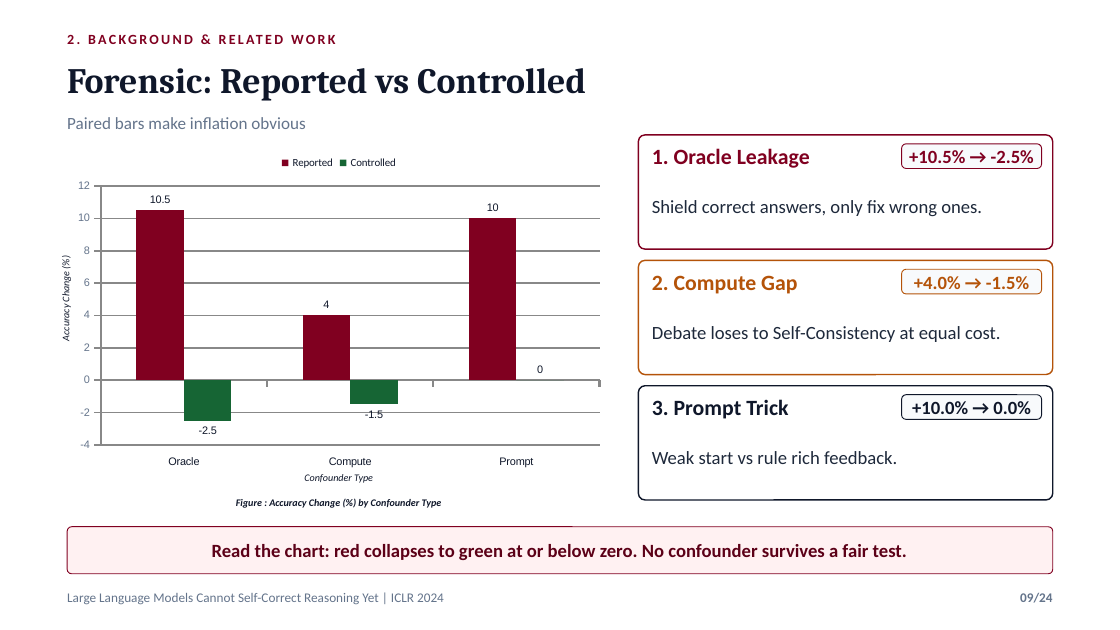
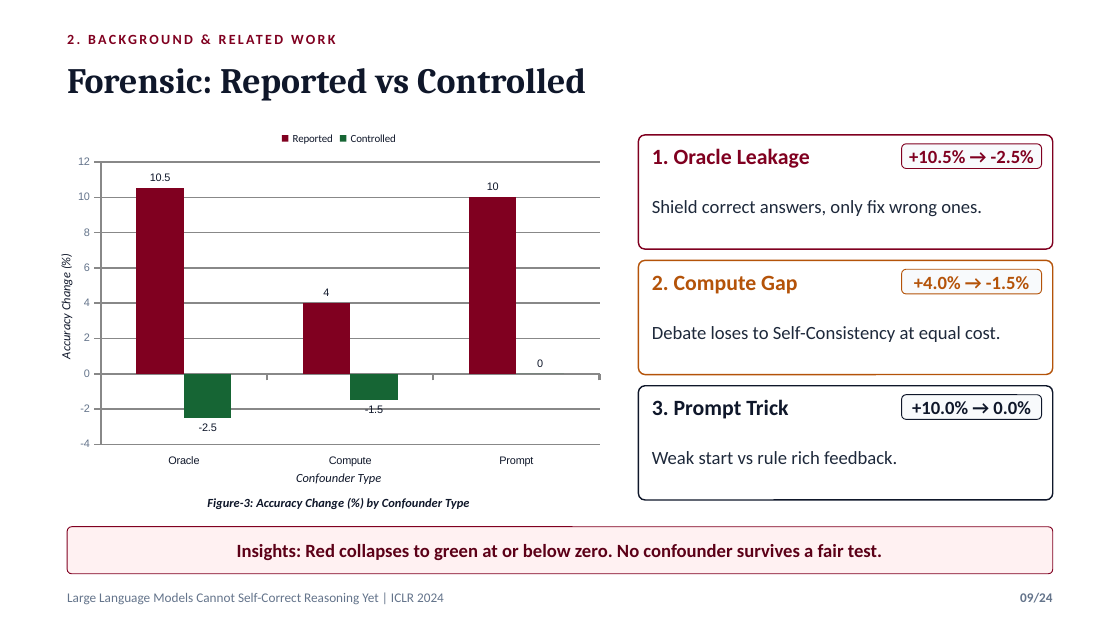
Before and after one commit to nafiskabbo/presentation, a slide deck: slide 9 of output/LLM_Self_Correction_ICLR2024_Group_Presentation-final.pptx. Drawn at 1120x630 pixels with LibreOffice and Linux fonts; fonts in the diff are those of the drawing. Boxes give left, top, right and bottom in pixels: in the first picture for what was removed or moved away, otherwise in the second. Text is boxed around its words. In the diff, an @@ line names an element or a change of style, - is before the commit and + after.

```diff
--- a/output/LLM_Self_Correction_ICLR2024_Group_Presentation-final.pptx
+++ b/output/LLM_Self_Correction_ICLR2024_Group_Presentation-final.pptx
@@ text removed at box(67, 117, 305, 129) @@
-Paired bars make inflation obvious
@@ column chart: place and size @@
-column chart at box(67, 143, 610, 474)
+column chart at box(67, 120, 610, 475)
@@ text "Accuracy Change (%)" at box(58, 276, 73, 358): size 6.5 to 8 pt @@
@@ text "Confounder Type" at box(296, 473, 381, 484): size 6.5 to 8 pt @@
@@ text at box(207, 498, 469, 509): text changed; size 6.5 to 8 pt @@
-Figure : Accuracy Change (%) by Confounder Type
+Figure-3: Accuracy Change (%) by Confounder Type
@@ text at box(237, 544, 882, 560): text changed @@
-Read the chart: red collapses to green at or below zero. No confounder survives a fair test.
+Insights: Red collapses to green at or below zero. No confounder survives a fair test.
```
Also in this commit, not shown: 12 other slides changed, 1 slide added, 1 slide removed, 9 other files.
